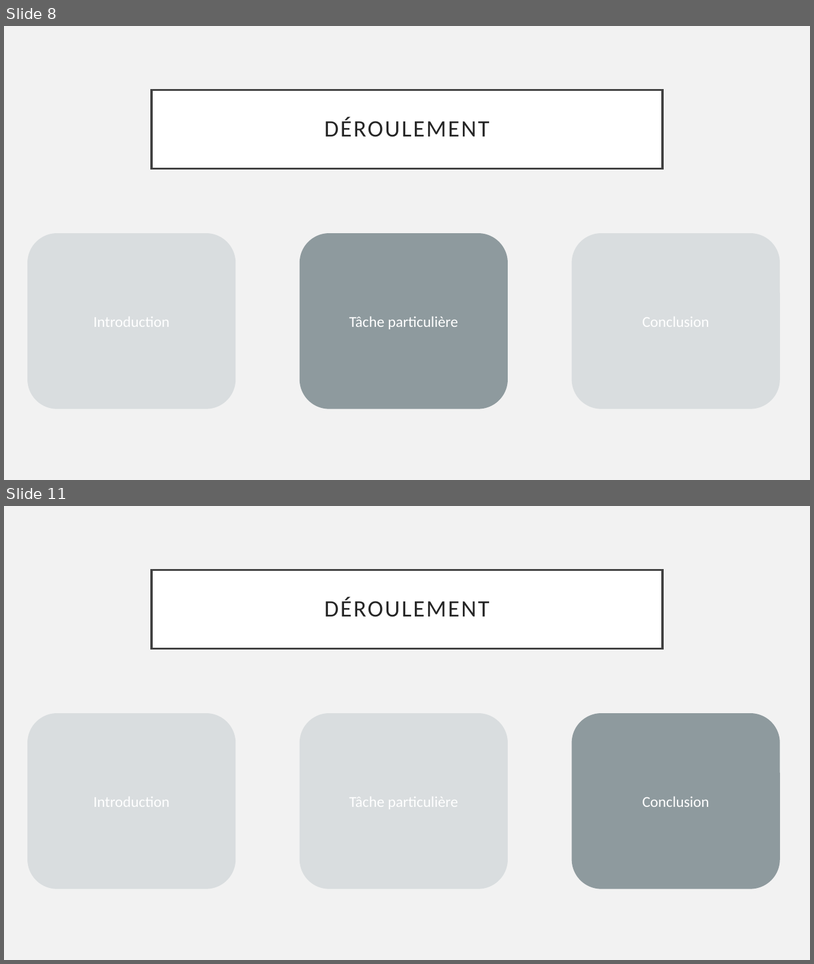
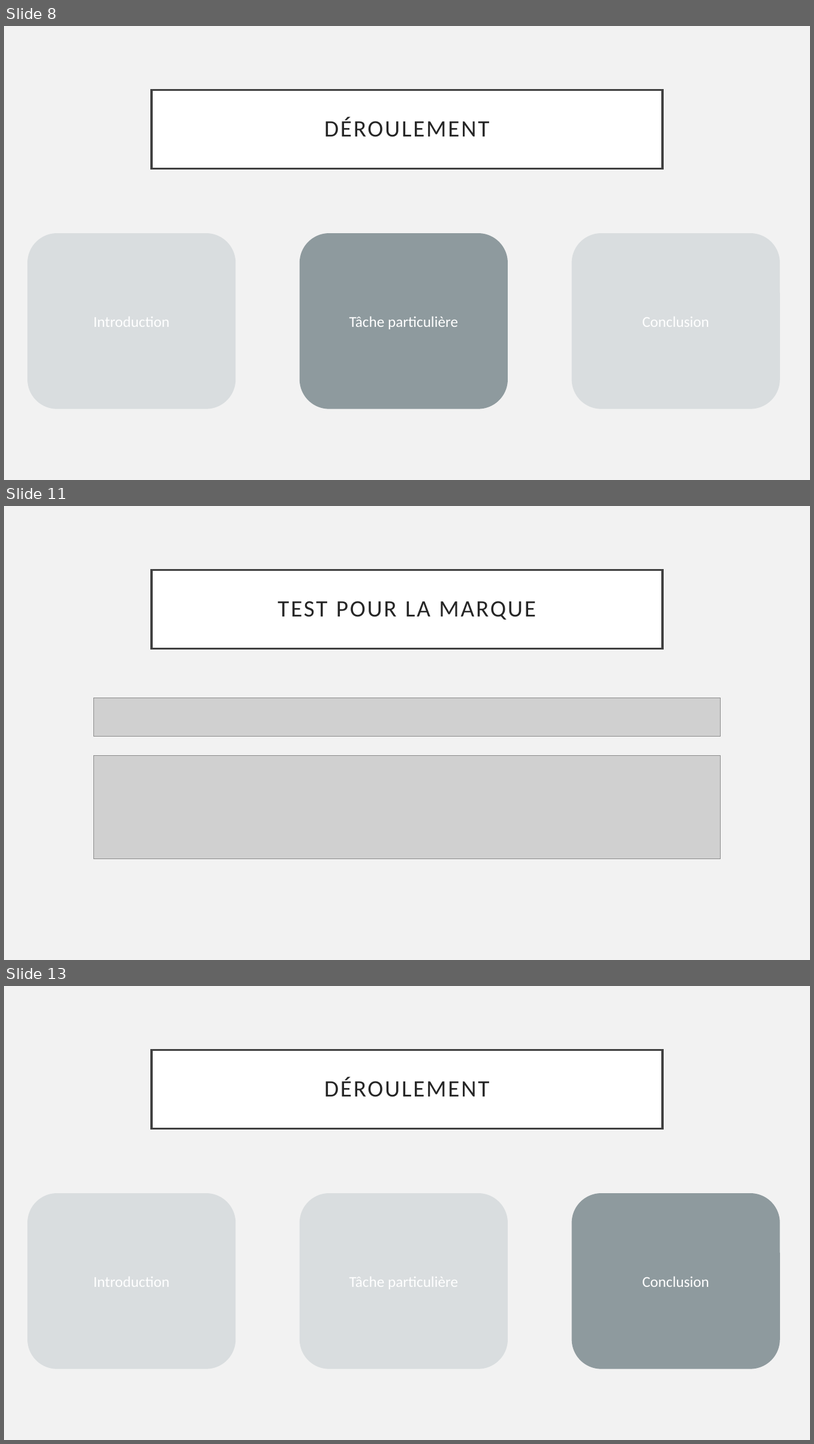
Before and after one commit to JeremyGfeller/Pre-TPi, a slide deck: Documentation/Présentation.pptx. Shown one above the other, each under a label of ours: slides 8 and 11 before the commit, slides 8, 11 and 13 after it; the slides between them are not shown. The pictures are 814x964 and 814x1444 pixels, drawn with LibreOffice and Linux fonts; fonts in the diff are those of the drawing; grey boxes stand for pictures. Boxes give left, top, right and bottom in pixels: in the first picture for what was removed or moved away, otherwise in the second. Text is boxed around its words. In the diff, an @@ line names an element or a change of style, - is before the commit and + after.

Commit message:
Avancement du powerpoint de présentation
Ajout de nouvelles images et autres captures d'écrans

```diff
--- a/Documentation/Présentation.pptx
+++ b/Documentation/Présentation.pptx
@@ slide 11 added at bbox=[4, 506, 810, 960], background #F2F2F2 @@
@@ title added at bbox=[152, 570, 663, 648], fill #FFFFFF, outline #404040 2.5 pt, 28 pt, text #262626 @@
+TEST POUR LA MARQUE
@@ picture added at bbox=[94, 698, 721, 736] @@
@@ picture added at bbox=[94, 755, 721, 859] @@
@@ what was slide 11 is now slide 13 @@
```
Also in this commit, not shown: 1 slide changed, 1 other slide added, 12 other files.
